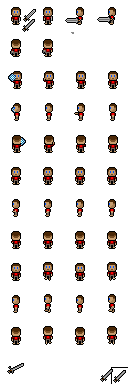
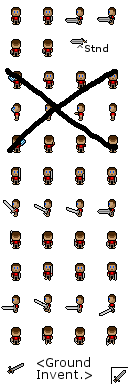
Before/after of a 128 x 384 layered artwork. What changed in the layer stack:
painted on "Sword" over [left=13, top=9, right=125, bottom=382]
showed "ironsword" over [left=1, top=15, right=125, bottom=382]
